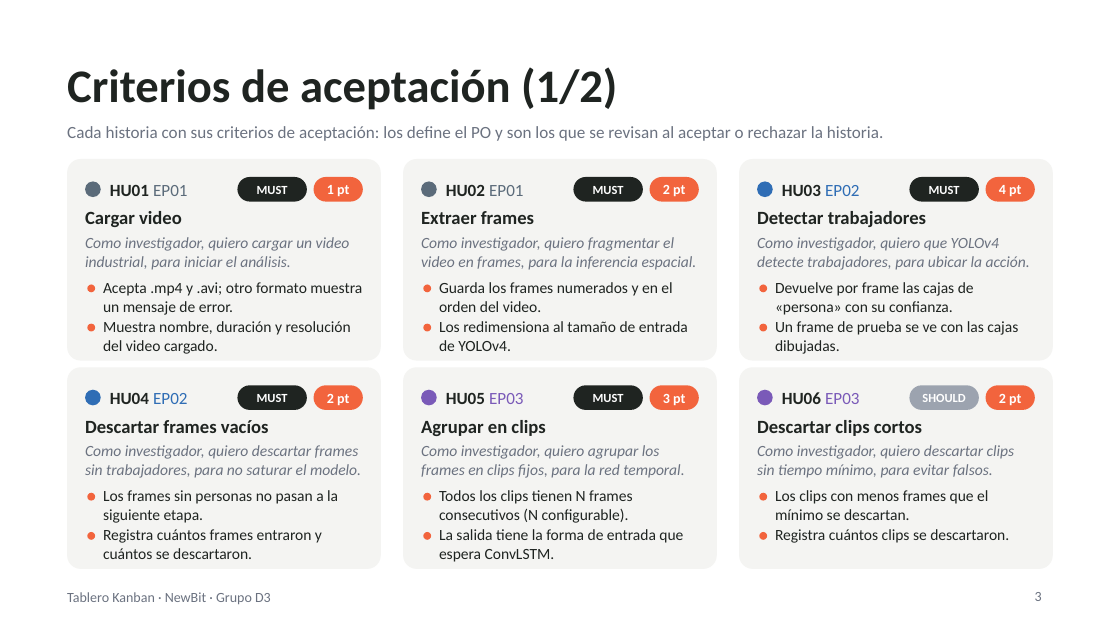
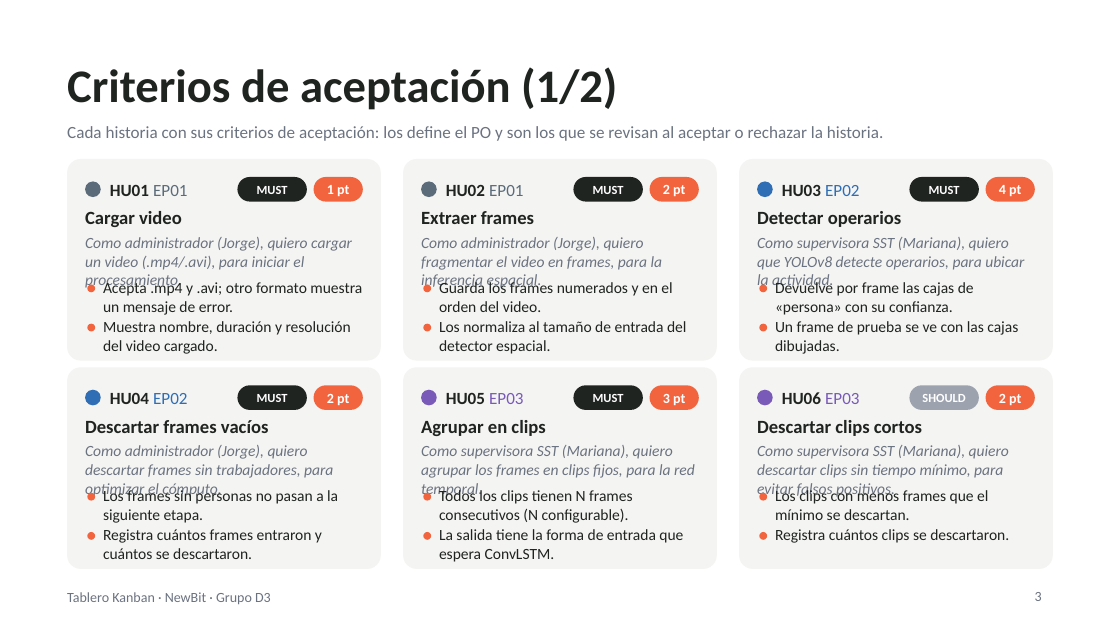
Before and after one commit to devmondoss/NewBit, a slide deck: slide 3 of curso/semana-05-rsu-y-backlog/nuestras-entregas/Tablero_Kanban_NewBit/Tablero_Kanban_NewBit.pptx. Drawn at 1120x630 pixels with LibreOffice and Linux fonts; fonts in the diff are those of the drawing. Boxes give left, top, right and bottom in pixels: in the first picture for what was removed or moved away, otherwise in the second. Text is boxed around its words. In the diff, an @@ line names an element or a change of style, - is before the commit and + after.

```diff
--- a/curso/semana-05-rsu-y-backlog/nuestras-entregas/Tablero_Kanban_NewBit/Tablero_Kanban_NewBit.pptx
+++ b/curso/semana-05-rsu-y-backlog/nuestras-entregas/Tablero_Kanban_NewBit/Tablero_Kanban_NewBit.pptx
@@ text at [85, 237, 352, 270]: text changed @@
-Como investigador, quiero cargar un video industrial, para iniciar el análisis.
+Como administrador (Jorge), quiero cargar un video (.mp4/.avi), para iniciar el procesamiento.
@@ text at [421, 237, 663, 290]: text changed @@
-Como investigador, quiero fragmentar el video en frames, para la inferencia espacial.
+Como administrador (Jorge), quiero fragmentar el video en frames, para la inferencia espacial.
@@ text at [757, 237, 1024, 290]: text changed @@
-Como investigador, quiero que YOLOv4 detecte trabajadores, para ubicar la acción.
+Como supervisora SST (Mariana), quiero que YOLOv8 detecte operarios, para ubicar la actividad.
@@ text at [757, 211, 901, 227]: text changed @@
-Detectar trabajadores
+Detectar operarios
@@ text at [439, 321, 686, 354]: text changed @@
-Los redimensiona al tamaño de entrada de YOLOv4.
+Los normaliza al tamaño de entrada del detector espacial.
@@ text at [85, 445, 333, 498]: text changed @@
-Como investigador, quiero descartar frames sin trabajadores, para no saturar el modelo.
+Como administrador (Jorge), quiero descartar frames sin trabajadores, para optimizar el cómputo.
@@ text at [421, 445, 695, 478]: text changed @@
-Como investigador, quiero agrupar los frames en clips fijos, para la red temporal.
+Como supervisora SST (Mariana), quiero agrupar los frames en clips fijos, para la red temporal.
@@ text at [757, 445, 1009, 498]: text changed @@
-Como investigador, quiero descartar clips sin tiempo mínimo, para evitar falsos.
+Como supervisora SST (Mariana), quiero descartar clips sin tiempo mínimo, para evitar falsos positivos.
```
Also in this commit, not shown: 3 other slides changed, 9 other files.
